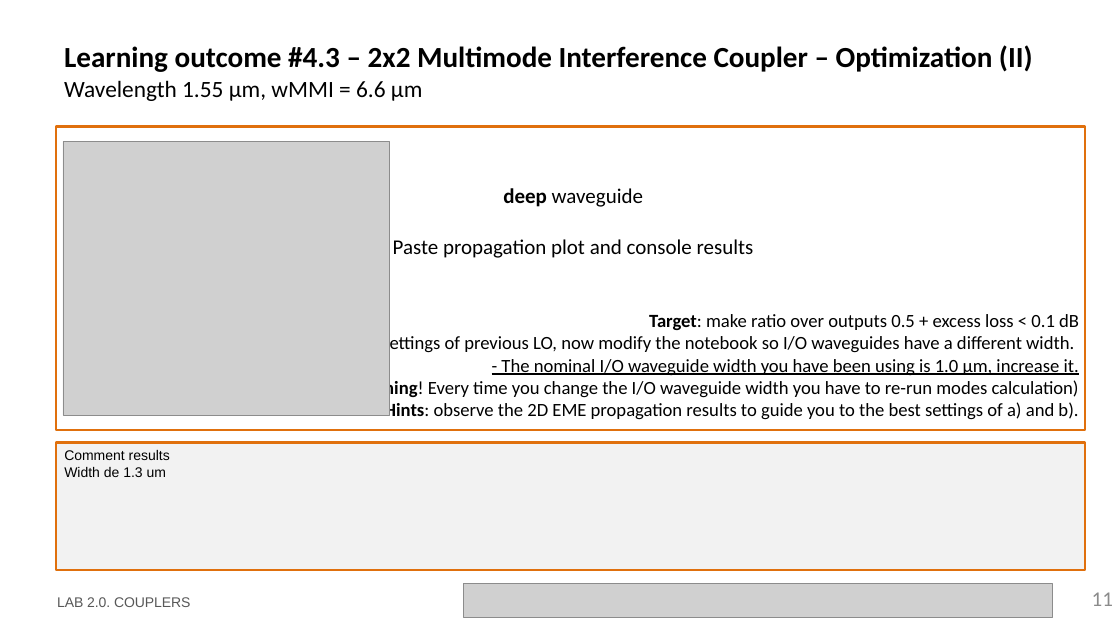
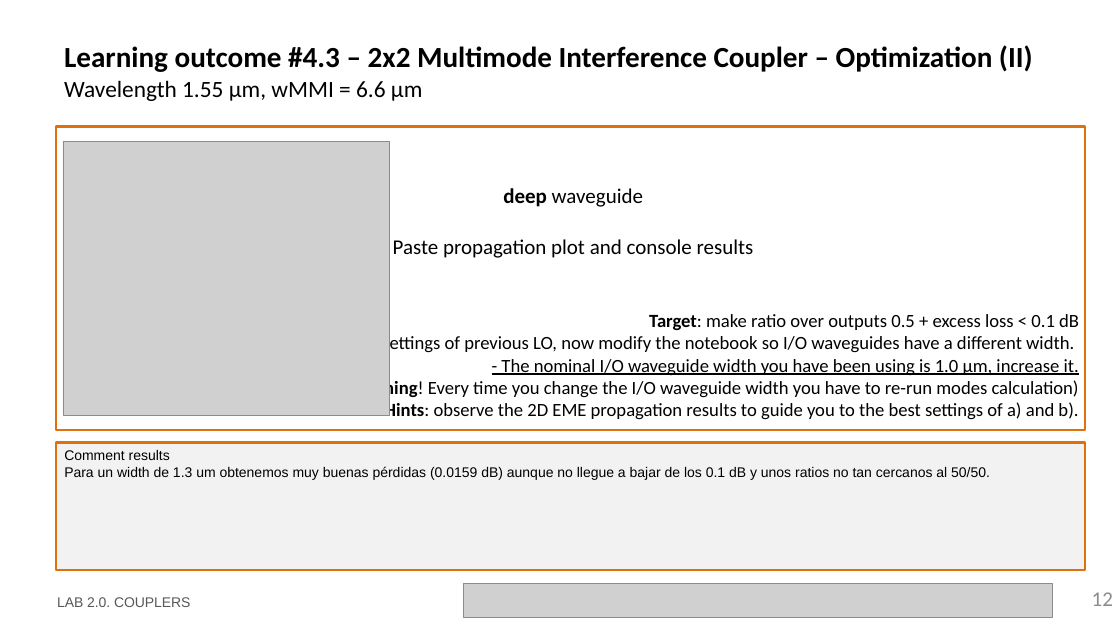
Before and after one commit to davidalcarria/pic-upv-lab2, a slide deck: slide 12 of LabBook_20.pptx (slide 11 before the commit). Drawn at 1120x630 pixels with LibreOffice and Linux fonts; fonts in the diff are those of the drawing; grey boxes stand for pictures; background and template pictures are left out. Boxes give left, top, right and bottom in pixels: in the first picture for what was removed or moved away, otherwise in the second. Text is boxed around its words. In the diff, an @@ line names an element or a change of style, - is before the commit and + after.

```diff
--- a/LabBook_20.pptx
+++ b/LabBook_20.pptx
@@ text in rectangle at (64,466,990,480): text changed @@
-Width de 1.3 um
+Para un width de 1.3 um obtenemos muy buenas pérdidas (0.0159 dB) aunque no llegue a bajar de los 0.1 dB y unos ratios no tan cercanos al 50/50.
@@ page number at (1092,592,1113,606): text changed @@
-11
+12
```
Also in this commit, not shown: 10 other slides changed, 1 slide added.
